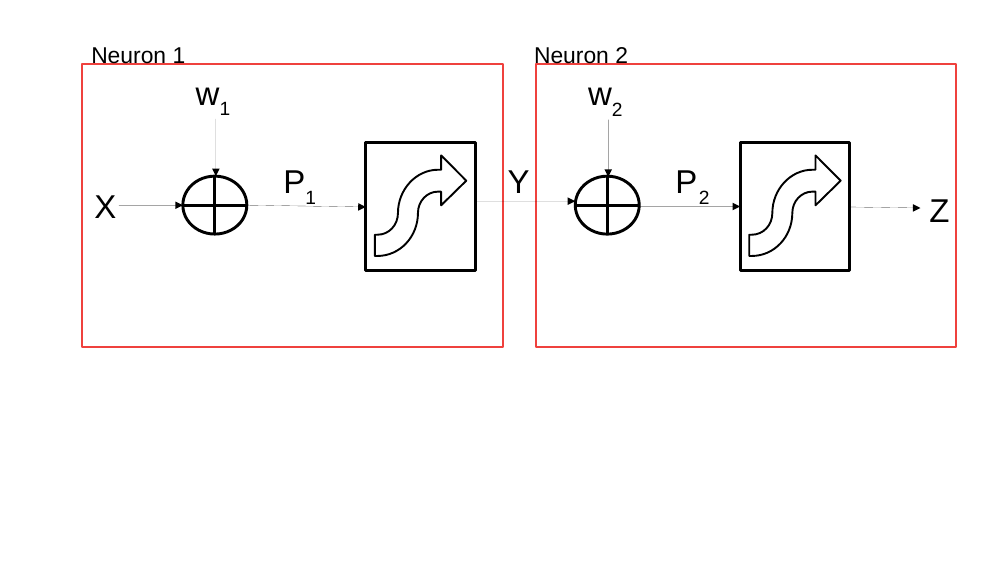
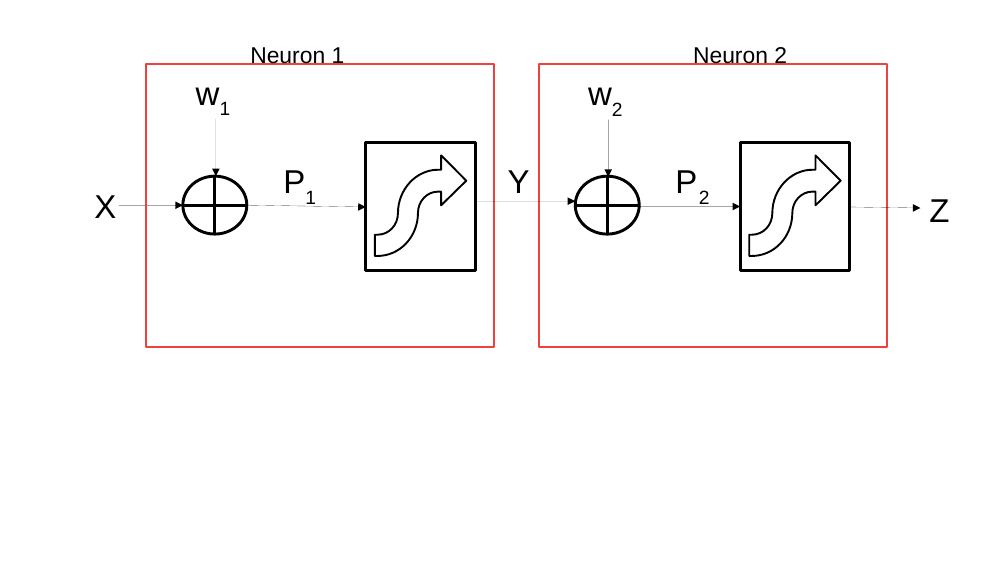
Before and after one commit to mccurcio/a1_mcc_project, a slide deck: slide 1 of 05-ae-nn/notes_pix/pix/libre_office/two.neuron.system.odp. Drawn at 1008x567 pixels with LibreOffice and Linux fonts; fonts in the diff are those of the drawing. Boxes give left, top, right and bottom in pixels: in the first picture for what was removed or moved away, otherwise in the second. Text is boxed around its words. In the diff, an @@ line names an element or a change of style, - is before the commit and + after.

```diff
--- a/05-ae-nn/notes_pix/pix/libre_office/two.neuron.system.odp
+++ b/05-ae-nn/notes_pix/pix/libre_office/two.neuron.system.odp
@@ text "Neuron 1 Neuron 2" rewrapped from (91, 47, 628, 69) to (250, 47, 787, 65) @@
@@ rectangle: place and size @@
-rectangle at (82, 64, 503, 348)
+rectangle at (146, 64, 494, 348)
@@ rectangle: place and size @@
-rectangle at (536, 64, 957, 348)
+rectangle at (540, 64, 887, 348)
```
Also in this commit, not shown: 8 other files.
